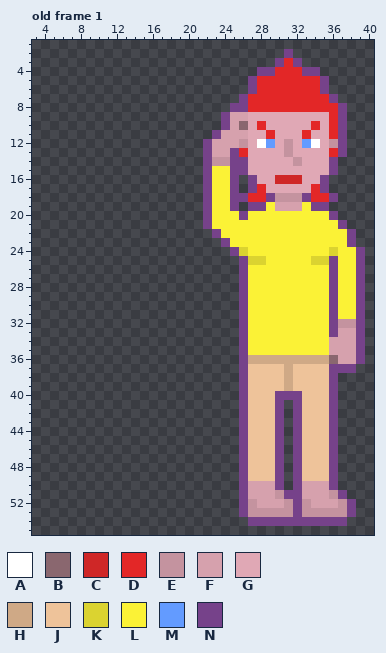
Two states of a pixel-art file, art/characters/jennifer_standing.aseprite. The picture above was drawn from the file before the commit.
64x64 pixels, 1 frame. Shown: old frame 1: x 3..40, y 1..55. The commit also changed other frames, which this record leaves out.
Palette (. is transparent): A #ffffff  B #8a676f  C #cf2727  D #e32727  E #c4939f  F #d6a1ad  G #e0a8b5  H #cfa986  J #eec39a  K #dbd330  L #fbf236  M #639bff  N #76428a
And afterwards:
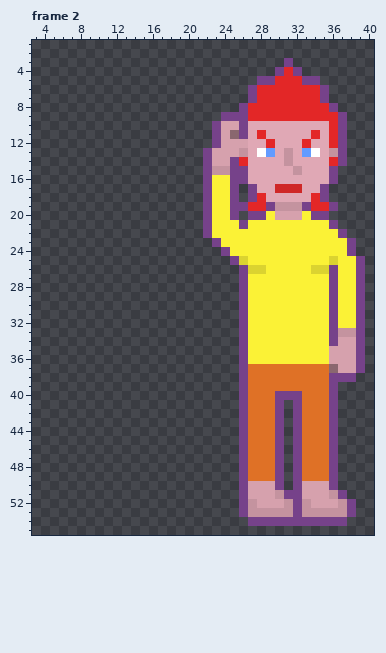
A new or re-ordered frame is compared with the old frame closest to it.
The exact change:
frames 1 -> 8
colour J: #eec39a -> #df7126
Changed rows in their new state; - is a pixel that keeps its letter.
Frame 2 is new; against old frame 1:
first column x 22:
 2 ---------.--------
 3 --------.N.-------
 4 ------..N-N..-----
 5 -----.NN---NN.----
 7 ----.N-------N.---
 8 ---.----------N.--
 9 ---NNDDDDDDDDD----
10 -NF-N-G-----G-----
11 ---BN-DG---GD-----
12 .N--F-GD-G-DG-D---
13 ---FE-AM---MA-E---
14 -FF-D----EG---DN--
15 -EE-------E-------
16 ----NG--GGG--GN---
17 ------G-CCC-G-----
18 ----.N-GGGGG-N.---
19 ----NDDNEEENDDN---
20 ---N.NN-FFF-NN.---
21 ----N---------N.--
22 NL-------------N.-
23 -NL---------------
24 --NLL---------L-N.
25 ---NKLL-----LLK---
26 -----KK-----KK----
first column x 27:
32 ----------LL-
33 ----------EE-
34 ---------N---
36 LLLLLLLLLF---
37 ----J----BFFN
38 ----J-----NN-
39 ----J--------
Changed places in both pictures, as pixel boxes (x1, y1, x2, y2):
changed: (203, 49, 365, 274)
changed: (248, 319, 365, 481)
